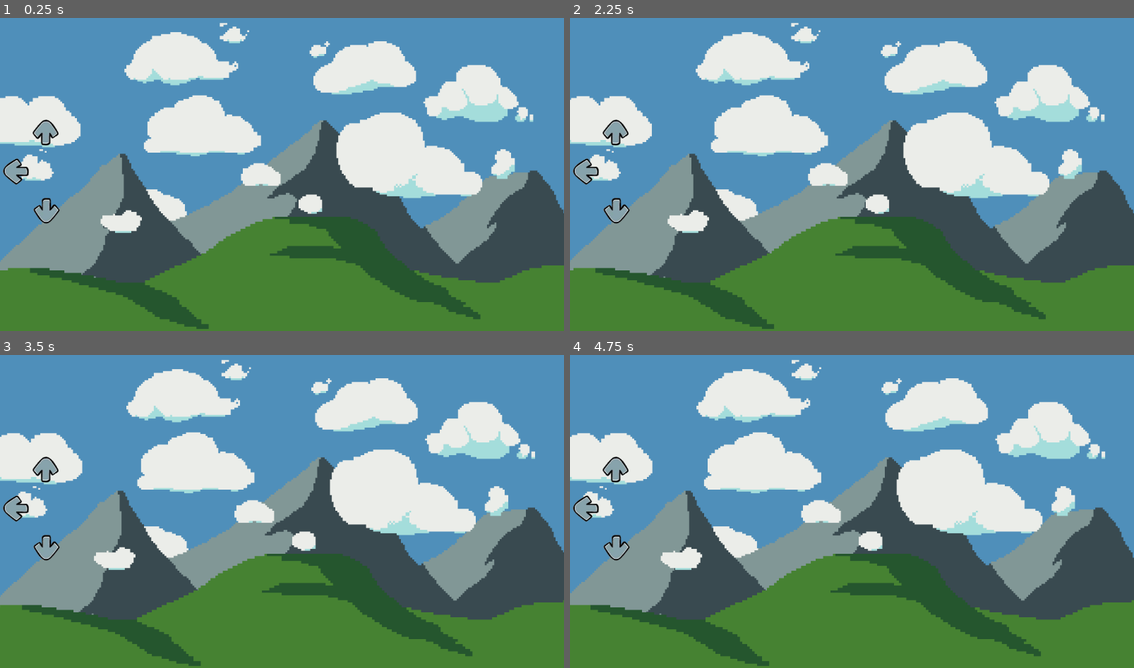
Above: before the commit, frames 1-4 (two rows, left to right).
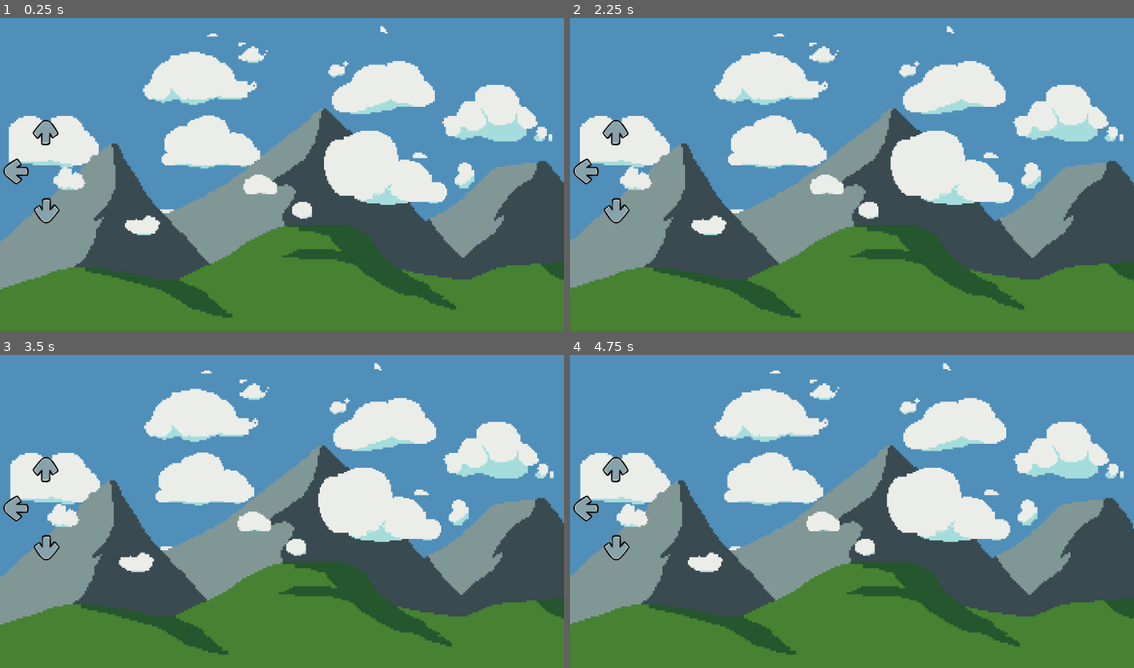
Above: after the commit, the same moments.

Repository: piperinnshall/wlgg-world-day
Game: Godot game, scene res://src/stages/stage_one.tscn
Two runs of this game, one before a commit and one after it. Both use one fixed random seed, a clock stepped at 60 frames per second and the inputs below.
Inputs:
- Up to frame 1 (0.25 s): no input
- Up to frame 2 (2.25 s): no input
- Up to frame 3 (3.5 s): no input
- Up to frame 4 (4.75 s): no input

The runs differ from the first frame. In frame 1, 28% of the frame differs, in the area x 0-100%, y 1-100%; in frame 2, 28%; in frame 3, 28%; in frame 4, 28%.
Error after the commit: Invalid access to property or key 'passed' on a base object of type 'Nil'. (res://src/scripts/key_listener.gd:12)

Commit message:
refactor: Update background script

Diff:
--- /dev/null
+++ b/src/nodes/background.tscn
@@ -0,0 +1,43 @@
+[gd_scene load_steps=7 format=3 uid="uid://yopk35fnni34"]
+
+[ext_resource type="Texture2D" uid="uid://wdxlmogungk2" path="res://assets/bluesky.png" id="1_cwo56"]
+[ext_resource type="Texture2D" uid="uid://28i76jearnn1" path="res://assets/cloudsback.png" id="2_gyn1g"]
+[ext_resource type="Script" uid="uid://4nsovlyu8uvl" path="res://src/scripts/background.gd" id="2_s3qma"]
+[ext_resource type="Texture2D" uid="uid://c3dvc3ljjat3q" path="res://assets/mounts.png" id="3_56fkv"]
+[ext_resource type="Texture2D" uid="uid://devc4w0vhmhx0" path="res://assets/cloudsfront.png" id="5_fba8e"]
+[ext_resource type="Texture2D" uid="uid://br777c2xu7kj6" path="res://assets/hillsveryfront.png" id="6_lr678"]
+
+[node name="Background" type="Node2D"]
+
+[node name="BlueSky" type="Sprite2D" parent="."]
+position = Vector2(6.00001, 21)
+scale = Vector2(1.05687, 1.09333)
+texture = ExtResource("1_cwo56")
+script = ExtResource("2_s3qma")
+
+[node name="BGClouds" type="Sprite2D" parent="."]
+position = Vector2(50, 65)
+texture = ExtResource("2_gyn1g")
+script = ExtResource("2_s3qma")
+speed = 0.2
+
+[node name="Mountains" type="Sprite2D" parent="."]
+position = Vector2(2, 10)
+scale = Vector2(1.05778, 1.05778)
+texture = ExtResource("3_56fkv")
+script = ExtResource("2_s3qma")
+speed = 0.4
+
+[node name="FGClouds" type="Sprite2D" parent="."]
+position = Vector2(-19, -28)
+scale = Vector2(0.827778, 0.827778)
+texture = ExtResource("5_fba8e")
+script = ExtResource("2_s3qma")
+speed = 0.6
+
+[node name="Hills" type="Sprite2D" parent="."]
+position = Vector2(25, -60)
+scale = Vector2(1.09778, 1.09778)
+texture = ExtResource("6_lr678")
+script = ExtResource("2_s3qma")
+speed = 0.5
--- /dev/null
+++ b/src/scripts/background.gd
@@ -0,0 +1,15 @@
+extends Sprite2D
+
+@export var amplitude: float = 10.0      # How far it moves
+@export var speed: float = 1.0           # How fast it sways
+@export var sway_axis: Vector2 = Vector2(1, 0)  # (1,0)=horizontal, (0,1)=vertical
+
+var initial_position: Vector2
+
+func _ready():
+	initial_position = position
+
+func _process(delta):
+	var time = Time.get_ticks_msec() * 0.001
+	var offset = sin(time * speed) * amplitude
+	position = initial_position + (sway_axis * offset)
--- a/src/scripts/key_listener.gd
+++ b/src/scripts/key_listener.gd
@@ -9,6 +9,10 @@
 	if Input.is_action_just_pressed(key_name):
 		create_moving_key()
 
+	if key_moving_queue.front().passed and key_moving_queue.size() > 0:
+		key_moving_queue.pop_front()
+		print("popped")
+
 func create_moving_key():
 	var km_inst = key_moving.instantiate()
 	get_tree().get_root().call_deferred("add_child", km_inst)
--- a/src/stages/background_1.gd
+++ /dev/null
@@ -1,17 +0,0 @@
-extends Sprite2D
-
-
-# Adjust these values to control the sway
-@export var amplitude: float = 10.0  # How far it moves (in pixels)
-@export var speed: float = 1.0      # How fast it sways
-@export var sway_axis: Vector2 = Vector2(1, 0)  # (1,0)=horizontal, (0,1)=vertical
-
-var initial_position: Vector2
-
-func _ready():
-	initial_position = position  # Store starting position
-
-func _process(delta):
-	# Sine wave oscillation (time-based)
-	var offset = sin(Time.get_ticks_msec() * 0.001 * speed) * amplitude
-	position = initial_position + (sway_axis * offset)
--- a/src/stages/background_2.gd
+++ /dev/null
@@ -1,16 +0,0 @@
-extends Sprite2D
-
-# Adjust these values to control the sway
-@export var amplitude: float = 10.0  # How far it moves (in pixels)
-@export var speed: float = 0.2      # How fast it sways
-@export var sway_axis: Vector2 = Vector2(1, 0)  # (1,0)=horizontal, (0,1)=vertical
-
-var initial_position: Vector2
-
-func _ready():
-	initial_position = position  # Store starting position
-
-func _process(delta):
-	# Sine wave oscillation (time-based)
-	var offset = sin(Time.get_ticks_msec() * 0.001 * speed) * amplitude
-	position = initial_position + (sway_axis * offset)
--- a/src/stages/background_3.gd
+++ /dev/null
@@ -1,16 +0,0 @@
-extends Sprite2D
-
-# Adjust these values to control the sway
-@export var amplitude: float = 10.0  # How far it moves (in pixels)
-@export var speed: float = 0.4      # How fast it sways
-@export var sway_axis: Vector2 = Vector2(1, 0)  # (1,0)=horizontal, (0,1)=vertical
-
-var initial_position: Vector2
-
-func _ready():
-	initial_position = position  # Store starting position
-
-func _process(delta):
-	# Sine wave oscillation (time-based)
-	var offset = sin(Time.get_ticks_msec() * 0.001 * speed) * amplitude
-	position = initial_position + (sway_axis * offset)
--- a/src/stages/background_4.gd
+++ /dev/null
@@ -1,16 +0,0 @@
-extends Sprite2D
-
-# Adjust these values to control the sway
-@export var amplitude: float = 10.0  # How far it moves (in pixels)
-@export var speed: float = 0.6      # How fast it sways
-@export var sway_axis: Vector2 = Vector2(1, 0)  # (1,0)=horizontal, (0,1)=vertical
-
-var initial_position: Vector2
-
-func _ready():
-	initial_position = position  # Store starting position
-
-func _process(delta):
-	# Sine wave oscillation (time-based)
-	var offset = sin(Time.get_ticks_msec() * 0.001 * speed) * amplitude
-	position = initial_position + (sway_axis * offset)
--- a/src/stages/background_5.gd
+++ /dev/null
@@ -1,16 +0,0 @@
-extends Sprite2D
-
-# Adjust these values to control the sway
-@export var amplitude: float = 12.0  # How far it moves (in pixels)
-@export var speed: float = 0.5      # How fast it sways
-@export var sway_axis: Vector2 = Vector2(1, 0)  # (1,0)=horizontal, (0,1)=vertical
-
-var initial_position: Vector2
-
-func _ready():
-	initial_position = position  # Store starting position
-
-func _process(delta):
-	# Sine wave oscillation (time-based)
-	var offset = sin(Time.get_ticks_msec() * 0.001 * speed) * amplitude
-	position = initial_position + (sway_axis * offset)
--- a/src/stages/stage_one.tscn
+++ b/src/stages/stage_one.tscn
@@ -1,50 +1,12 @@
-[gd_scene load_steps=13 format=3 uid="uid://bbs7jf76v05oi"]
+[gd_scene load_steps=3 format=3 uid="uid://bbs7jf76v05oi"]
 
-[ext_resource type="Texture2D" uid="uid://wdxlmogungk2" path="res://assets/bluesky.png" id="1_6faxf"]
 [ext_resource type="PackedScene" uid="uid://hoctgo107djf" path="res://src/nodes/key_listener.tscn" id="1_r7fs1"]
-[ext_resource type="Script" uid="uid://ce7g46x8j76qd" path="res://src/stages/background_1.gd" id="2_rnl2t"]
-[ext_resource type="PackedScene" uid="uid://7wim01rrxevd" path="res://src/nodes/key_moving.tscn" id="2_sio3b"]
-[ext_resource type="Texture2D" uid="uid://28i76jearnn1" path="res://assets/cloudsback.png" id="3_swio0"]
-[ext_resource type="Script" uid="uid://b6eqtyj5ekawy" path="res://src/stages/background_2.gd" id="4_rnl2t"]
-[ext_resource type="Texture2D" uid="uid://c3dvc3ljjat3q" path="res://assets/mounts.png" id="4_ucyry"]
-[ext_resource type="Texture2D" uid="uid://br777c2xu7kj6" path="res://assets/hillsveryfront.png" id="5_kdr66"]
-[ext_resource type="Script" uid="uid://dtxqb1vkt5slr" path="res://src/stages/background_3.gd" id="6_kdr66"]
-[ext_resource type="Texture2D" uid="uid://devc4w0vhmhx0" path="res://assets/cloudsfront.png" id="6_um7fp"]
-[ext_resource type="Script" uid="uid://1yvyhhiuuuf5" path="res://src/stages/background_4.gd" id="8_um7fp"]
-[ext_resource type="Script" uid="uid://c6pp3rid3gkqf" path="res://src/stages/background_5.gd" id="10_karjd"]
+[ext_resource type="PackedScene" uid="uid://yopk35fnni34" path="res://src/nodes/background.tscn" id="1_sio3b"]
 
 [node name="StageOne" type="Node2D"]
 
-[node name="Node2D" type="Node2D" parent="."]
-
-[node name="background1" type="Sprite2D" parent="Node2D"]
-position = Vector2(0, 12)
-scale = Vector2(0.816389, 0.828333)
-texture = ExtResource("1_6faxf")
-script = ExtResource("2_rnl2t")
-
-[node name="background2" type="Sprite2D" parent="Node2D"]
-position = Vector2(-2, 7.99999)
-scale = Vector2(0.748889, 0.748889)
-texture = ExtResource("3_swio0")
-script = ExtResource("4_rnl2t")
-
-[node name="background3" type="Sprite2D" parent="Node2D"]
-position = Vector2(2, 26)
-scale = Vector2(0.761111, 0.761111)
-texture = ExtResource("4_ucyry")
-script = ExtResource("6_kdr66")
-
-[node name="background4" type="Sprite2D" parent="Node2D"]
-position = Vector2(-4, -95)
-texture = ExtResource("5_kdr66")
-script = ExtResource("8_um7fp")
-
-[node name="background5" type="Sprite2D" parent="Node2D"]
-position = Vector2(-11, -48)
-scale = Vector2(0.735625, 0.712222)
-texture = ExtResource("6_um7fp")
-script = ExtResource("10_karjd")
+[node name="Background" parent="." instance=ExtResource("1_sio3b")]
+scale = Vector2(0.75, 0.75)
 
 [node name="Camera2D" type="Camera2D" parent="."]
 
Not shown, added: src/scripts/background.gd.uid
Not shown, removed: src/stages/background_1.gd.uid
Not shown, removed: src/stages/background_2.gd.uid
Not shown, removed: src/stages/background_3.gd.uid
Not shown, removed: src/stages/background_4.gd.uid
Not shown, removed: src/stages/background_5.gd.uid
